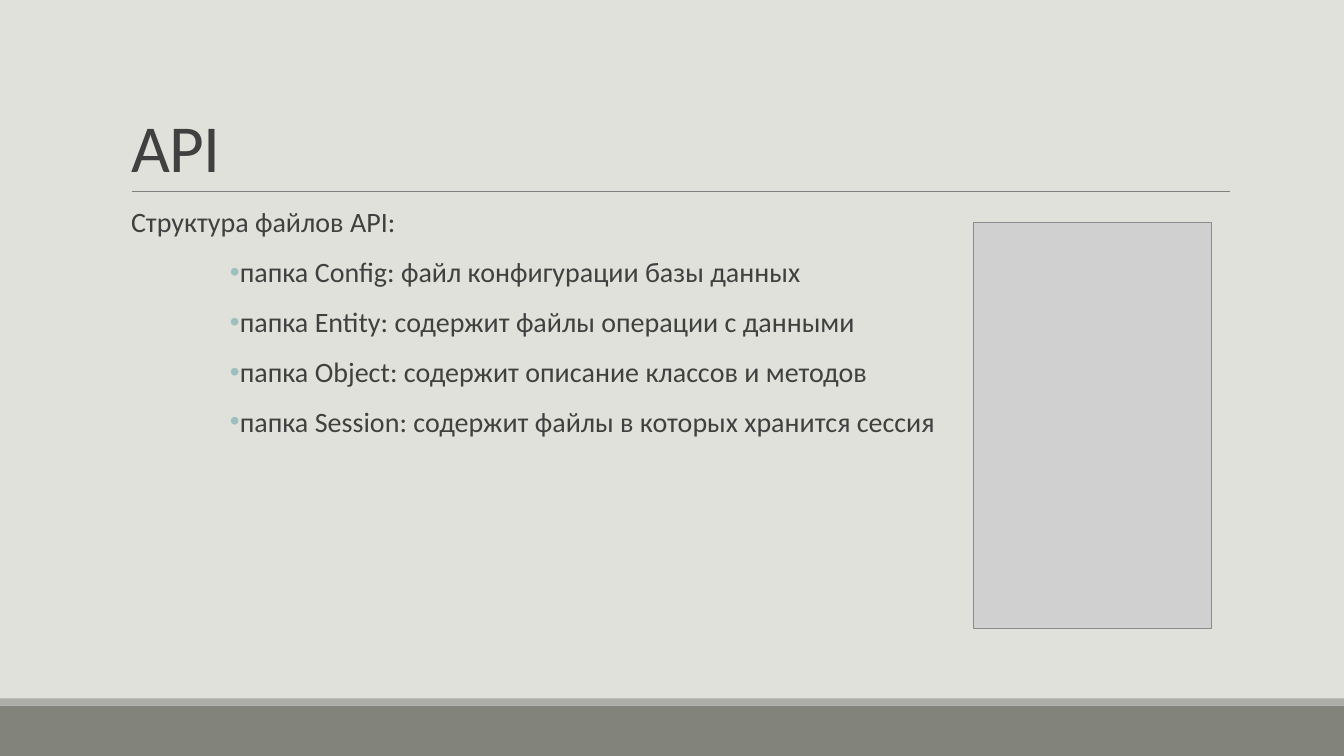
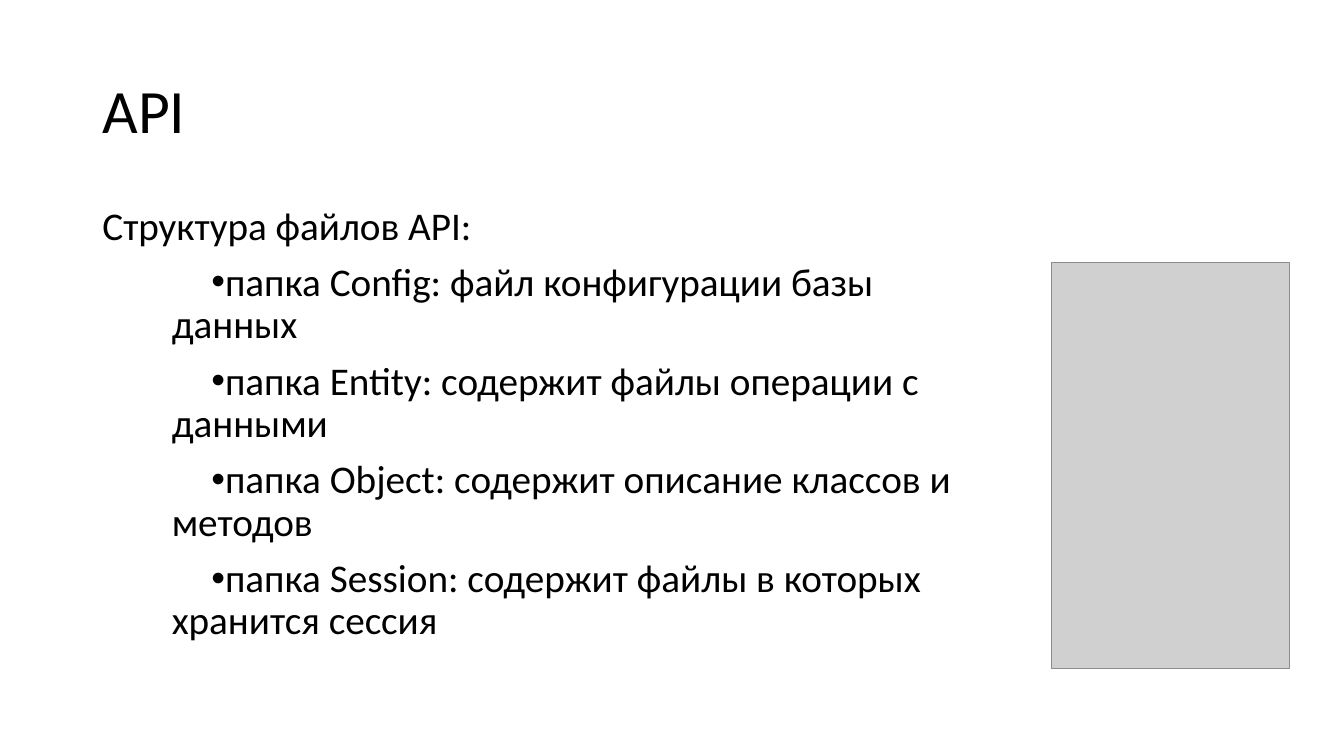
Before and after one commit to H3LLG0/Cursovoi, a slide deck: slide 9 of DOCS/презентация к карсовому проекту.pptx. Drawn at 1344x756 pixels with LibreOffice and Linux fonts; fonts in the diff are those of the drawing; grey boxes stand for pictures. Boxes give left, top, right and bottom in pixels: in the first picture for what was removed or moved away, otherwise in the second. Text is boxed around its words. In the diff, an @@ line names an element or a change of style, - is before the commit and + after.

```diff
--- a/DOCS/презентация к карсовому проекту.pptx
+++ b/DOCS/презентация к карсовому проекту.pptx
@@ background #E1E1DB to #FFFFFF @@
@@ title "API": place and size @@
-title "API" at (131, 129, 220, 172)
+title "API" at (102, 93, 185, 133)
@@ title "API" at (102, 93, 185, 133): size 48 to 44 pt, text colour #404040 to #000000, letter spacing -0.5 to 0 pt; line spacing 0.85 to 0.9; vertical alignment bottom to middle @@
@@ text "Структура файлов API:": place and size @@
-text "Структура файлов API:" at (131, 213, 935, 437)
+text "Структура файлов API:" at (102, 213, 951, 641)
@@ text "Структура файлов API:" at (102, 213, 951, 641): size 20 to 28 pt, text colour #404040 to #000000; bullet   to none; less space between paragraphs @@
@@ line removed from (132, 192) to (1231, 192) @@
@@ picture: place and size @@
-picture at (974, 223, 1212, 629)
+picture at (1052, 262, 1290, 668)
@@ rectangle removed at (0, 706, 1344, 756) @@
@@ rectangle removed at (0, 699, 1344, 706) @@
```
Also in this commit, not shown: 12 other slides changed, 1 slide added, 1 slide removed, 16 other files.
